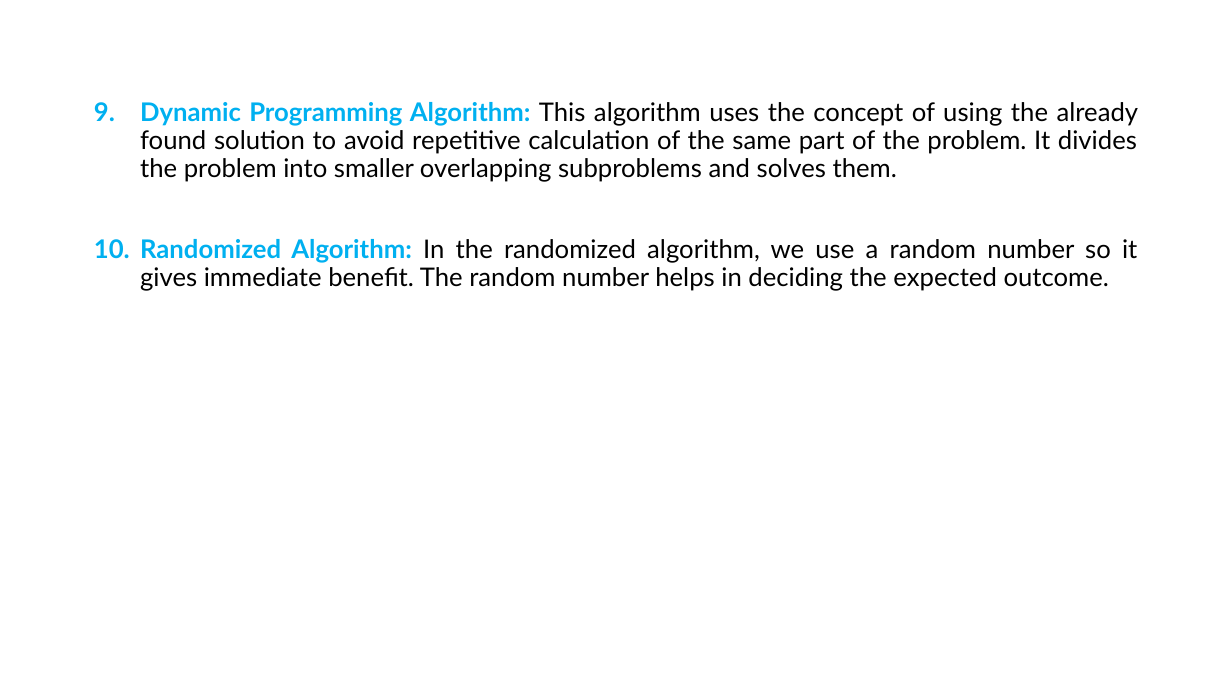
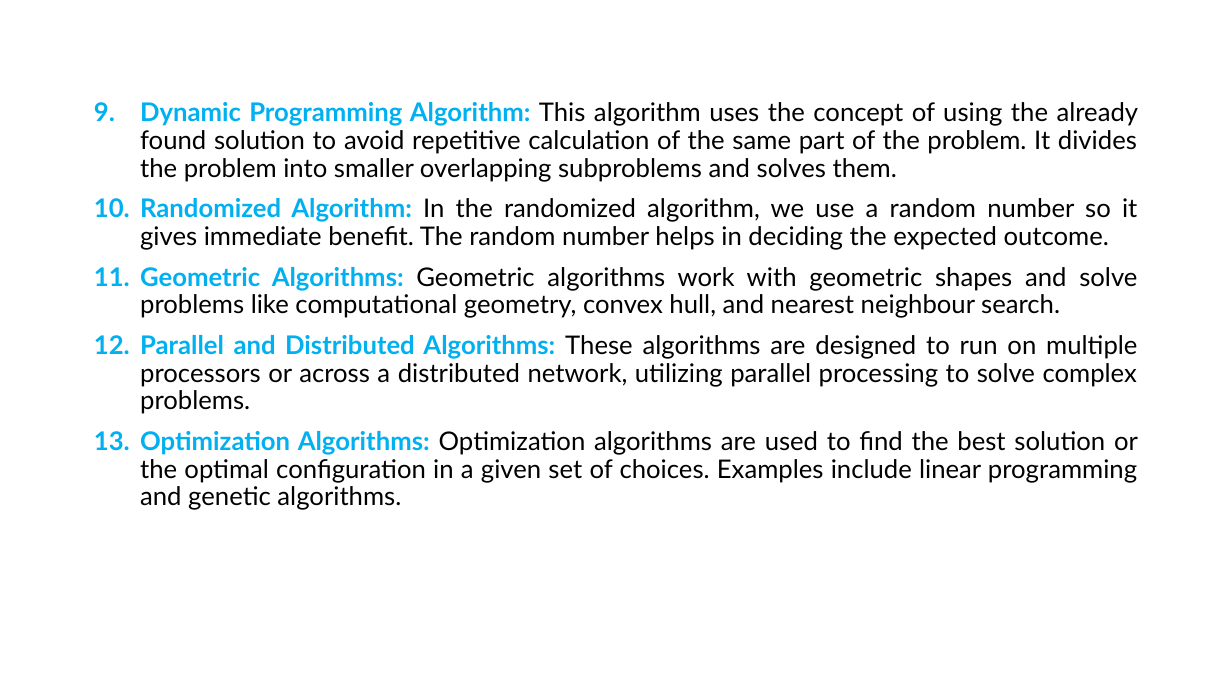
Before and after one commit to alaminbhuyan/DSA-In-Python, a slide deck: slide 7 of Design & Analysis Of Algorithm PDF/DAA.pptx. Drawn at 1232x693 pixels with LibreOffice and Linux fonts; fonts in the diff are those of the drawing. Boxes give left, top, right and bottom in pixels: in the first picture for what was removed or moved away, otherwise in the second. Text is boxed around its words. In the diff, an @@ line names an element or a change of style, - is before the commit and + after.

```diff
--- a/Design & Analysis Of Algorithm PDF/DAA.pptx
+++ b/Design & Analysis Of Algorithm PDF/DAA.pptx
@@ text at (140, 267, 1138, 510): paragraphs added @@
+11. Geometric Algorithms: Geometric algorithms work with geometric shapes and solve problems like computational geometry, convex hull, and nearest neighbour search.
+12. Parallel and Distributed Algorithms: These algorithms are designed to run on multiple processors or across a distributed network, utilizing parallel processing to solve complex problems.
+13. Optimization Algorithms: Optimization algorithms are used to find the best solution or the optimal configuration in a given set of choices. Examples include linear programming and genetic algorithms.
```
